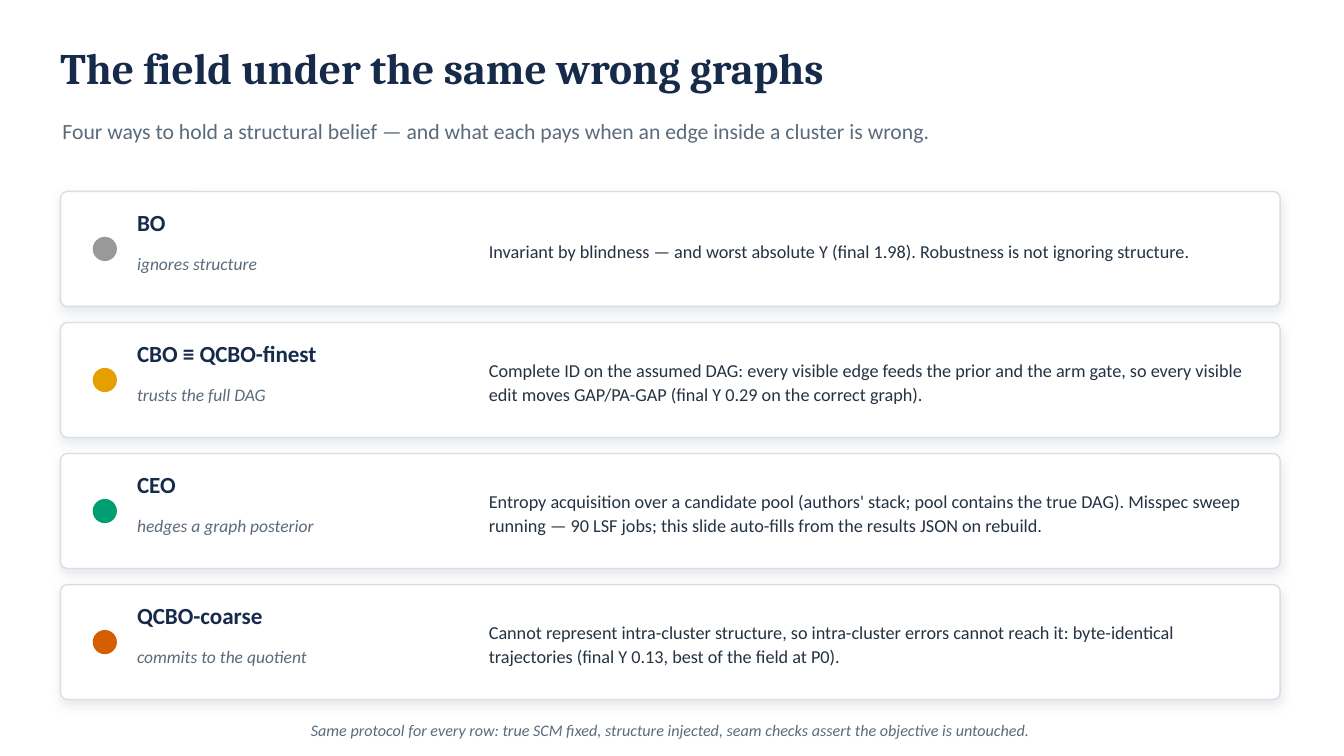
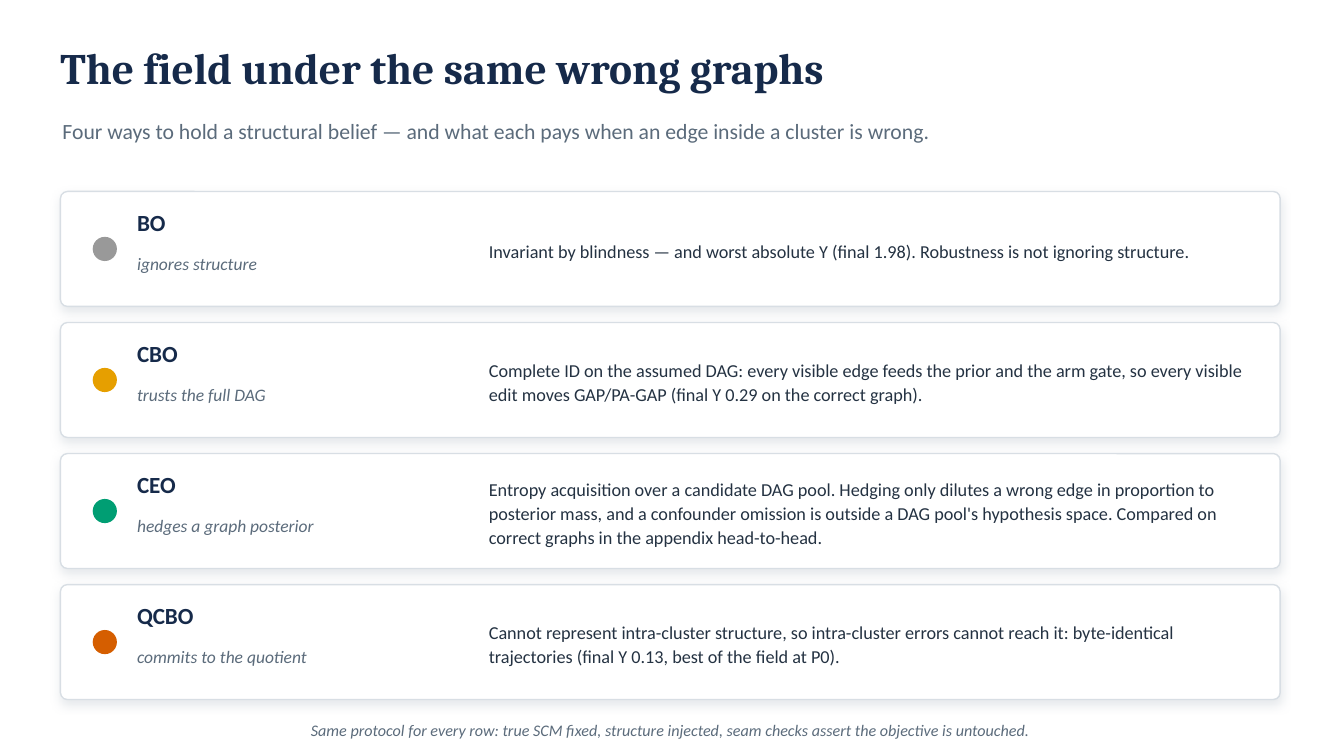
Before and after one commit to fmfsa/ccbo, a slide deck: slide 8 of slides/GAP_PA-GAP_explainer.pptx. Drawn at 1344x756 pixels with LibreOffice and Linux fonts; fonts in the diff are those of the drawing. Boxes give left, top, right and bottom in pixels: in the first picture for what was removed or moved away, otherwise in the second. Text is boxed around its words. In the diff, an @@ line names an element or a change of style, - is before the commit and + after.

```diff
--- a/slides/GAP_PA-GAP_explainer.pptx
+++ b/slides/GAP_PA-GAP_explainer.pptx
@@ text at [137, 347, 178, 362]: text changed @@
-CBO ≡ QCBO-finest
+CBO
@@ text at [489, 483, 1216, 547]: text changed @@
-Entropy acquisition over a candidate pool (authors' stack; pool contains the true DAG). Misspec sweep running — 90 LSF jobs; this slide auto-fills from the results JSON on rebuild.
+Entropy acquisition over a candidate DAG pool. Hedging only dilutes a wrong edge in proportion to posterior mass, and a confounder omission is outside a DAG pool's hypothesis space. Compared on correct graphs in the appendix head-to-head.
@@ text at [137, 609, 193, 627]: text changed @@
-QCBO-coarse
+QCBO
```
Also in this commit, not shown: 1 other slide changed, 32 other files.
